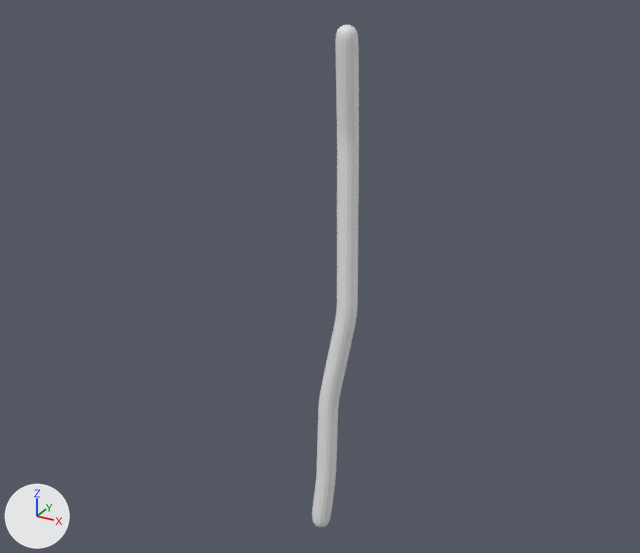
The Blender file asset_src/trees.blend, before and after one commit.
Before and after are seen from a 50 mm camera at (8.45, -15.35, 13.59) aimed at (-0.71, 1.3, 5.26). Every picture has the same lights, and +X, +Y and +Z are marked at lower left. The same objects are shown in both versions, whatever each file hides.
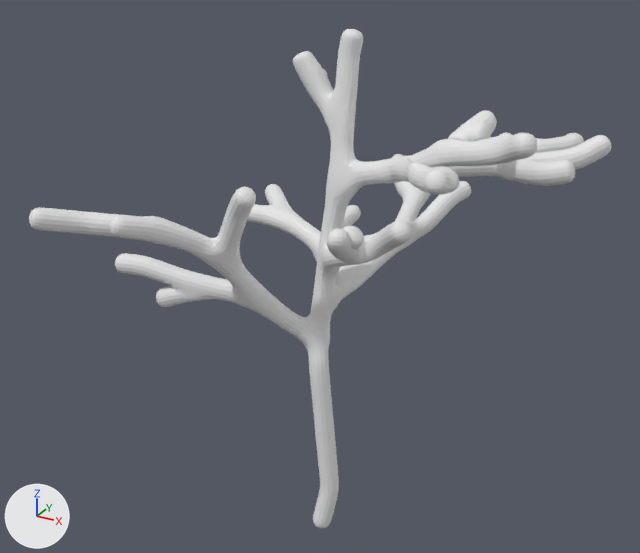
Where the change shows, as pixel boxes (x1, y1, x2, y2) in the pictures (640 x 553 px):
'Cube.002', reshaped (1117% wider): before (312, 25, 359, 527); after (29, 29, 612, 528)

Diff of the bpy script that builds the scene:
```diff
--- a/asset_src/trees.blend.py
+++ b/asset_src/trees.blend.py
@@ me_cube_002 @@
 # used by ob_cube_002; location = (0.0, 0.0, 0.0)
-me_cube_002.from_pydata(...)  # 6 vertices, 0 faces, 5 loose edges; spans x 0.0..0.31, y 0.0..1.19, z -0.8..11.09
+me_cube_002.from_pydata(...)  # 90 vertices, 0 faces, 89 loose edges; spans x -4.73..5.13, y -3.57..7.08, z -0.8..10.93
+# me_cube_002 part 1
+# 5 vertices are removed from x 0.01..0.31, y 0.18..1.19, z 0.6..11.09
+# 5 loose edges are deleted
+# 89 vertices are added at x -4.73..5.13, y -3.57..7.08, z 0.31..10.93
+# 89 loose edges are added
```
